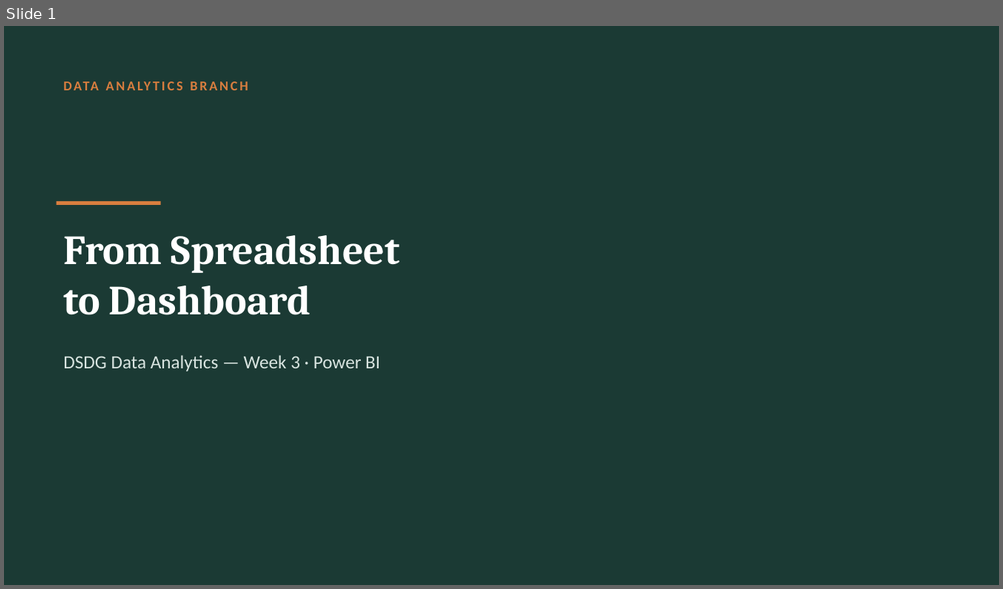
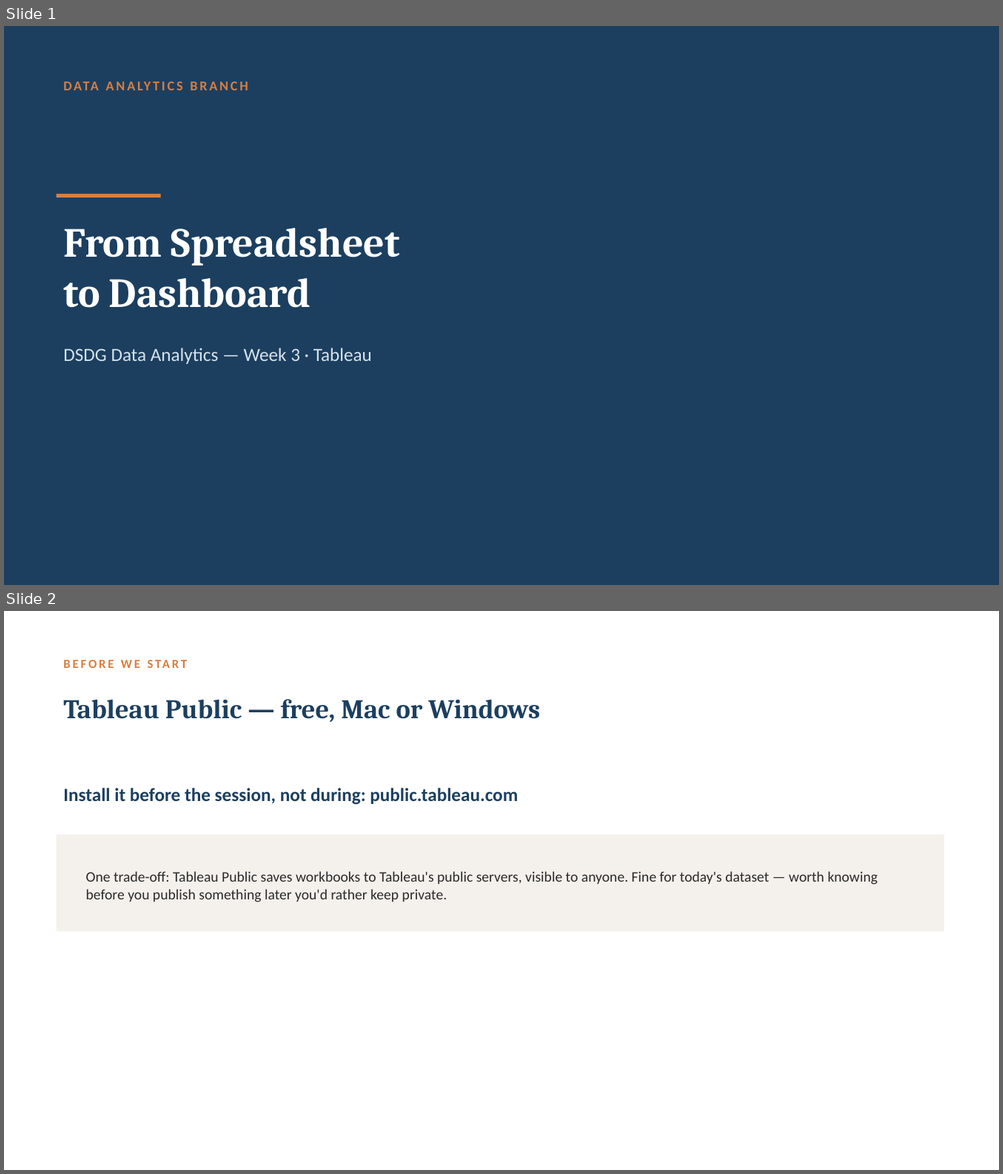
Before and after one commit to Zahi-Rahman/DSDG-Data-Analytics-Branch, a slide deck: week-03-tableau/slides/week-03-slides.pptx. Shown one above the other, each under a label of ours: slide 1 before the commit, slides 1 and 2 after it. The pictures are 1003x589 and 1003x1174 pixels, drawn with LibreOffice and Linux fonts; fonts in the diff are those of the drawing. Boxes give left, top, right and bottom in pixels: in the first picture for what was removed or moved away, otherwise in the second. Text is boxed around its words. In the diff, an @@ line names an element or a change of style, - is before the commit and + after.

Commit message:
Migrate Week 3 from Power BI to Tableau, add dashboard design section and cheat sheet

```diff
--- a/week-03-tableau/slides/week-03-slides.pptx
+++ b/week-03-tableau/slides/week-03-slides.pptx
@@ slide 2 added at (4, 611, 999, 1170), background #FFFFFF @@
@@ text added at (63, 699, 540, 722), 26 pt, text #1C3F60, bold @@
+Tableau Public — free, Mac or Windows
@@ text added at (63, 788, 518, 805), 18 pt, text #1C3F60, bold @@
+Install it before the session, not during: public.tableau.com
@@ text added at (130, 788, 180, 801), 12 pt, text #D97E3F, bold @@
+BEFORE WE START
@@ rectangle added at (57, 834, 944, 932), fill #F4F1EC @@
@@ text added at (86, 871, 878, 903), 14 pt, text #2A2A2A @@
+One trade-off: Tableau Public saves workbooks to Tableau's public servers, visible to anyone. Fine for today's dataset — worth knowing before you publish something later you'd rather keep private.
@@ slide 1 changed as well @@
@@ background #1B3A34 to #1C3F60 @@
@@ rectangle: place and size @@
-rectangle at (57, 201, 161, 205)
+rectangle at (57, 194, 161, 198)
@@ text "From Spreadsheet": place and size @@
-text "From Spreadsheet" at (63, 235, 400, 315)
+text "From Spreadsheet" at (63, 228, 400, 308)
@@ text at (63, 348, 372, 361): text changed; text colour #D8E4E0 to #D6E2EA @@
-DSDG Data Analytics — Week 3 · Power BI
+DSDG Data Analytics — Week 3 · Tableau
```
Also in this commit, not shown: 6 other slides added, 6 slides removed, 4 other files.
